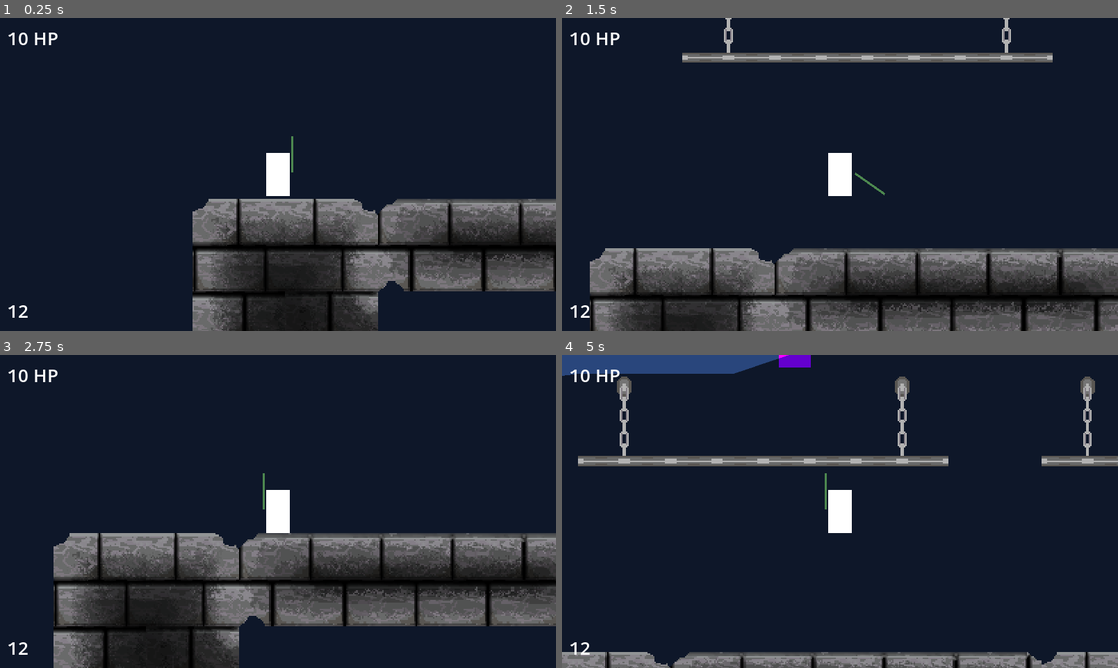
Above: before the commit, frames 1-4 (two rows, left to right).
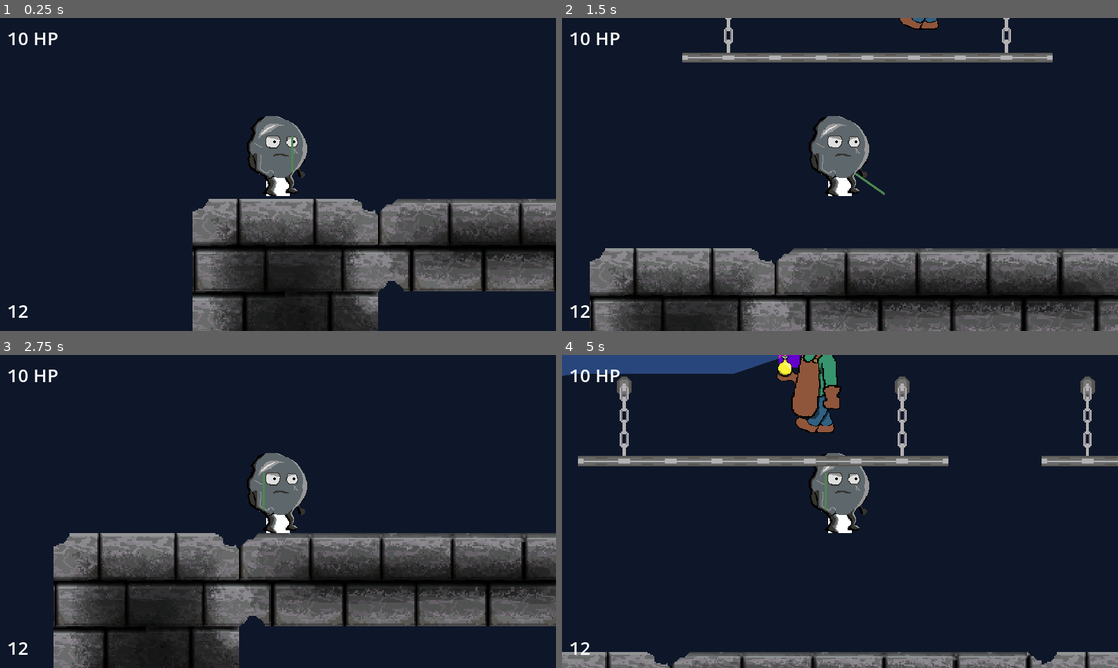
Above: after the commit, the same moments.

Repository: HJohnRoss/LastOfTheLead
Game: Godot game, scene res://scenes/level_1/level_1.tscn
Same seed, same stepped clock (60 frames per second), same inputs: the game is played once before the commit and once after it.
Inputs (mouse positions are in pixels of both pictures, inside the frame that each line leads up to):
- Up to frame 1 (0.25 s): no input
- Up to frame 2 (1.5 s): move the mouse to (962, 158) at 0.52 s; hold D (right) from 0.53 s (still down); click (962, 158) at 0.6 s; tap Backspace (jump) at 0.77 s; move the mouse to (728, 190) at 1.27 s; click (728, 190) at 1.35 s
- Up to frame 3 (2.75 s): tap Backspace (jump) at 1.52 s; move the mouse to (333, 442) at 2.02 s; release D (right) at 2.03 s; hold A (left) from 2.03 s (still down); click (333, 442) at 2.1 s
- Up to frame 4 (5 s): move the mouse to (812, 574) at 2.77 s; release A (left) at 2.78 s; hold D (right) 2.78-4.28 s; click (812, 574) at 2.85 s; tap Backspace (jump) at 3.02, 3.77, 4.52 s; move the mouse to (1006, 558) at 3.52 s; click (1006, 558) at 3.6 s; move the mouse to (673, 464) at 4.27 s; hold A (left) from 4.28 s (still down); click (673, 464) at 4.35 s

The runs differ from the first frame. In frame 1, 1.9% of the frame differs, in the area x 44-56%, y 31-57%; in frame 2, 2.1%; in frame 3, 1.9%; in frame 4, 3.6%, in the area x 38-56%, y 0-57%.

Commit message:
Basic Animations

Diff:
--- a/project.godot
+++ b/project.godot
@@ -26,6 +26,10 @@
 window/size/viewport_width=1920
 window/size/viewport_height=1080
 window/stretch/mode="canvas_items"
+
+[editor_plugins]
+
+enabled=PackedStringArray("res://addons/AsepriteWizard/plugin.cfg")
 
 [input]
 
--- a/scenes/groundShadow/ground_shadow.tscn
+++ b/scenes/groundShadow/ground_shadow.tscn
@@ -1,7 +1,8 @@
 [gd_scene load_steps=3 format=3 uid="uid://d03nc71sjwa26"]
 
 [ext_resource type="Script" path="res://scenes/groundShadow/ground_shadow.gd" id="1_aan8n"]
-[ext_resource type="TileSet" uid="uid://dahm24qvqpuyd" path="res://assets/tilemap/ben_tilemap.tres" id="1_o778s"]
+[ext_resource type="TileSet" uid="uid://dahm24qvqpuyd" path="res://assets/tilemap/Outdated_map.tres" id="1_o778s"]
+
 
 [node name="TileMap" type="TileMap"]
 tile_set = ExtResource("1_o778s")
--- a/scenes/level_1/level_1.tscn
+++ b/scenes/level_1/level_1.tscn
@@ -1,10 +1,77 @@
-[gd_scene load_steps=5 format=3 uid="uid://cga6vvddkquy2"]
+[gd_scene load_steps=11 format=3 uid="uid://cga6vvddkquy2"]
 
 [ext_resource type="PackedScene" uid="uid://d03q4bemjddqu" path="res://scenes/player/player.tscn" id="1_0u8j3"]
+[ext_resource type="Texture2D" uid="uid://dvvipqlyw4fgy" path="res://scenes/level_1/Lead_run_animation.png" id="2_0cxj5"]
 [ext_resource type="PackedScene" uid="uid://vcyql0fvj26" path="res://scenes/wizard/wizard.tscn" id="2_lbeue"]
-[ext_resource type="TileSet" uid="uid://daehrjcbr3ygo" path="res://assets/tilemap/tile_map.tres" id="3_f7v0a"]
+[ext_resource type="TileSet" uid="uid://daehrjcbr3ygo" path="res://assets/tilemap/Stone_brick.tres" id="3_f7v0a"]
+[ext_resource type="Texture2D" uid="uid://b8ec0b6jhh1jq" path="res://scenes/level_1/enemy_walk.png" id="3_u8f14"]
 
 [sub_resource type="CanvasTexture" id="CanvasTexture_gqqwt"]
+
+[sub_resource type="Animation" id="Animation_1hyqe"]
+loop_mode = 1
+tracks/0/type = "value"
+tracks/0/imported = false
+tracks/0/enabled = true
+tracks/0/path = NodePath(".:visible")
+tracks/0/interp = 1
+tracks/0/loop_wrap = false
+tracks/0/keys = {
+"times": PackedFloat32Array(0),
+"transitions": PackedFloat32Array(1),
+"update": 1,
+"values": [true]
+}
+tracks/1/type = "value"
+tracks/1/imported = false
+tracks/1/enabled = true
+tracks/1/path = NodePath(".:frame")
+tracks/1/interp = 1
+tracks/1/loop_wrap = false
+tracks/1/keys = {
+"times": PackedFloat32Array(0, 0.1, 0.2, 0.3, 0.4, 0.5, 0.6, 0.7, 0.8, 0.9),
+"transitions": PackedFloat32Array(1, 1, 1, 1, 1, 1, 1, 1, 1, 1),
+"update": 1,
+"values": [0, 1, 2, 3, 4, 5, 6, 7, 8, 7]
+}
+
+[sub_resource type="AnimationLibrary" id="AnimationLibrary_vob51"]
+_data = {
+"default": SubResource("Animation_1hyqe")
+}
+
+[sub_resource type="Animation" id="Animation_w28xn"]
+length = 0.8
+loop_mode = 1
+tracks/0/type = "value"
+tracks/0/imported = false
+tracks/0/enabled = true
+tracks/0/path = NodePath("Basic_Alchemist_Sprite:visible")
+tracks/0/interp = 1
+tracks/0/loop_wrap = false
+tracks/0/keys = {
+"times": PackedFloat32Array(0),
+"transitions": PackedFloat32Array(1),
+"update": 1,
+"values": [true]
+}
+tracks/1/type = "value"
+tracks/1/imported = false
+tracks/1/enabled = true
+tracks/1/path = NodePath("Basic_Alchemist_Sprite:frame")
+tracks/1/interp = 1
+tracks/1/loop_wrap = false
+tracks/1/keys = {
+"times": PackedFloat32Array(0, 0.1, 0.2, 0.3, 0.4, 0.5, 0.6, 0.7),
+"transitions": PackedFloat32Array(1, 1, 1, 1, 1, 1, 1, 1),
+"update": 1,
+"values": [0, 1, 2, 1, 0, 3, 4, 3]
+}
+
+[sub_resource type="AnimationLibrary" id="AnimationLibrary_wn580"]
+_data = {
+"default": SubResource("Animation_w28xn")
+}
 
 [node name="Level1" type="Node2D"]
 
@@ -17,9 +84,64 @@
 [node name="Player" parent="." instance=ExtResource("1_0u8j3")]
 position = Vector2(700, 910)
 
-[node name="Wizard" parent="." instance=ExtResource("2_lbeue")]
+[node name="Player_Sprite" type="Sprite2D" parent="Player"]
+texture_filter = 1
+position = Vector2(0, -17)
+scale = Vector2(0.5, 0.5)
+texture = ExtResource("2_0cxj5")
+hframes = 3
+vframes = 3
+metadata/_aseprite_wizard_config_ = {
+"i_mode": -1,
+"keep_anim_length": false,
+"layer": "",
+"o_ex_p": "",
+"o_folder": "",
+"o_name": "",
+"only_visible": false,
+"player": "Player/Player_Sprite/Player_Animation",
+"slice": "",
+"source": "E:/Art/aseprite/last_of_the_lead_art/Lead_run_animation.aseprite"
+}
+metadata/_aseprite_wizard_source_file_hash_ = "7b47b9a97cffa7714662502abf8676fc"
+
+[node name="Player_Animation" type="AnimationPlayer" parent="Player/Player_Sprite"]
+libraries = {
+"": SubResource("AnimationLibrary_vob51")
+}
+
+[node name="Basic_Alchemist" parent="." instance=ExtResource("2_lbeue")]
 position = Vector2(855, 748)
 rotation = 3.14159
+
+[node name="Basic_Alchemist_Sprite" type="Sprite2D" parent="Basic_Alchemist"]
+texture_filter = 1
+position = Vector2(-12, -10)
+rotation = 3.14159
+scale = Vector2(0.4, 0.4)
+texture = ExtResource("3_u8f14")
+hframes = 3
+vframes = 2
+frame = 3
+metadata/_aseprite_wizard_config_ = {
+"i_mode": -1,
+"keep_anim_length": false,
+"layer": "",
+"o_ex_p": "",
+"o_folder": "",
+"o_name": "",
+"only_visible": false,
+"player": "Wizard/AnimationPlayer",
+"slice": "",
+"source": "E:/Art/aseprite/last_of_the_lead_art/enemy_walk.ase"
+}
+metadata/_aseprite_wizard_source_file_hash_ = "fefae8c6ecdea712cda81aa6dd883203"
+
+[node name="Basic_Alchemist_Animation" type="AnimationPlayer" parent="Basic_Alchemist/Basic_Alchemist_Sprite"]
+root_node = NodePath("../..")
+libraries = {
+"": SubResource("AnimationLibrary_wn580")
+}
 
 [node name="TileMap" type="TileMap" parent="."]
 position = Vector2(1, 0)
Not shown, added: addons/AsepriteWizard/aseprite/aseprite.gd
Not shown, added: addons/AsepriteWizard/aseprite/file_exporter.gd
Not shown, added: addons/AsepriteWizard/config/config.gd
Not shown, added: addons/AsepriteWizard/config/config_dialog.gd
Not shown, added: addons/AsepriteWizard/config/config_dialog.tscn
Not shown, added: addons/AsepriteWizard/config/result_codes.gd
Not shown, added: addons/AsepriteWizard/config/wizard_config.gd
Not shown, added: addons/AsepriteWizard/creators/animation_player/animation_creator.gd
Not shown, added: addons/AsepriteWizard/creators/animation_player/sprite_animation_creator.gd
Not shown, added: addons/AsepriteWizard/creators/animation_player/texture_rect_animation_creator.gd
Not shown, added: addons/AsepriteWizard/creators/base_sprite_resource_creator.gd
Not shown, added: addons/AsepriteWizard/creators/sprite_frames/sprite_frames_creator.gd
(and 68 more such lines)
